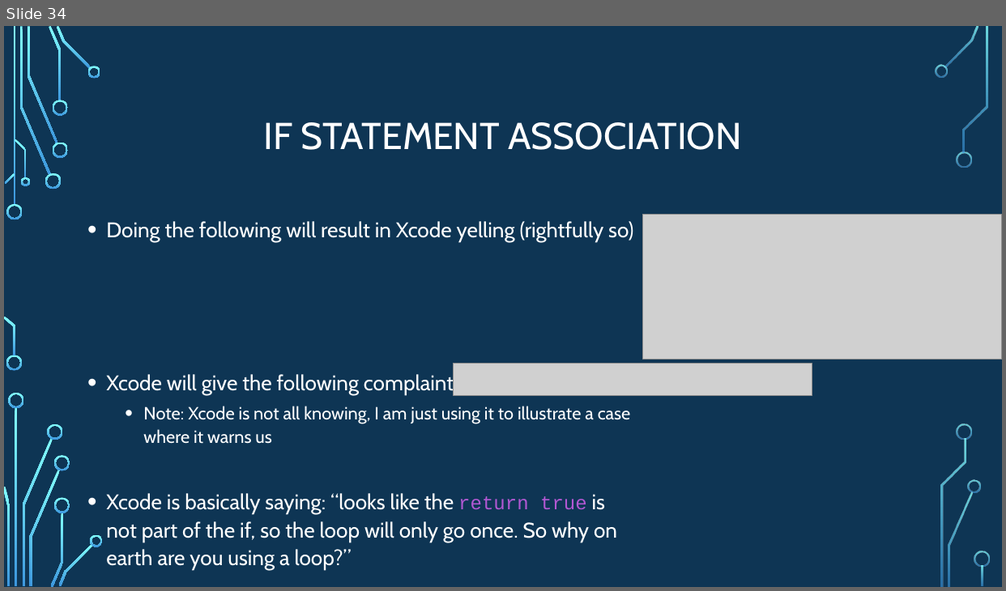
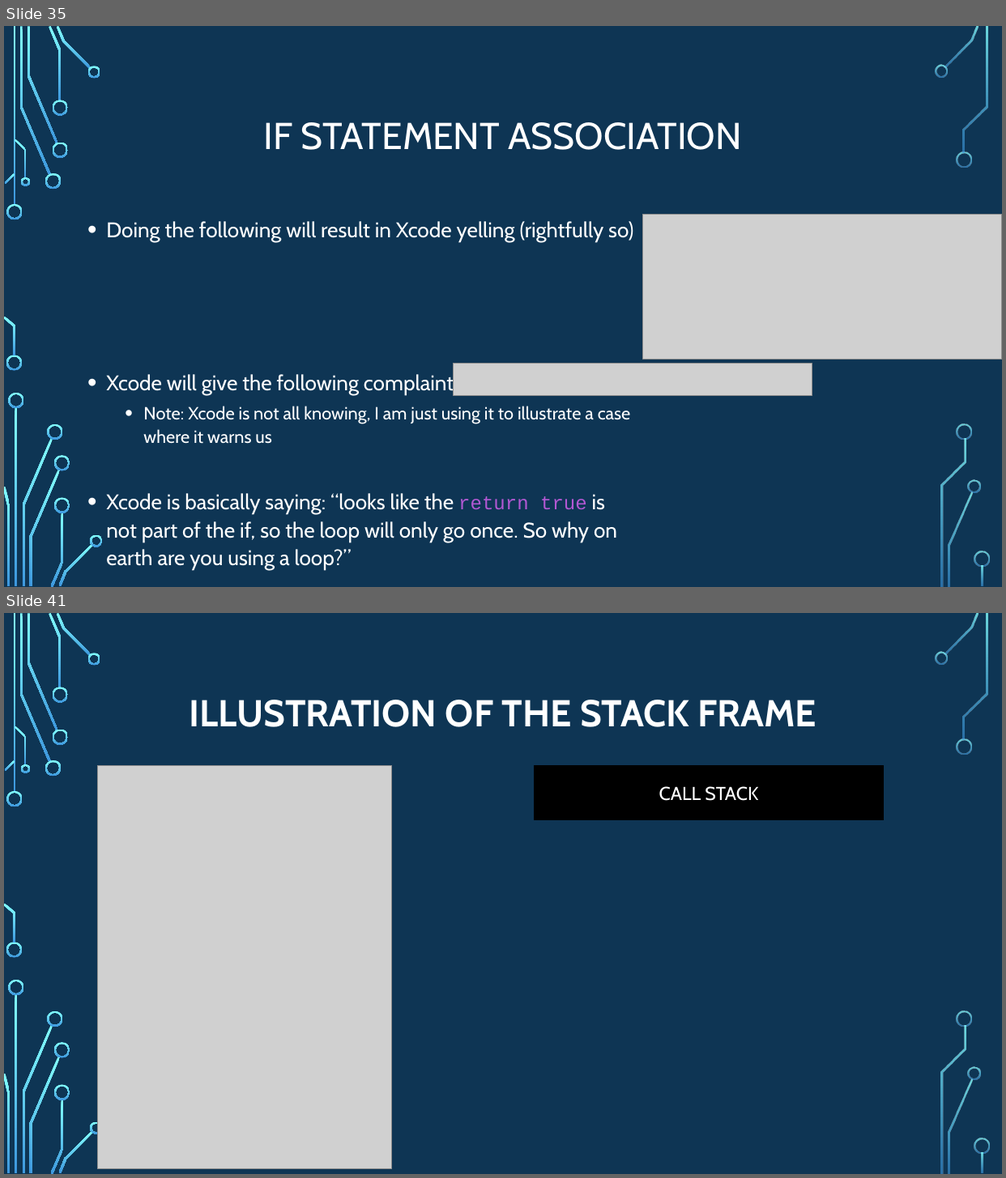
Before and after one commit to psypdt/ZIS_C-_Summer_Course_2019, a slide deck: Day_4/Day_4.pptx. Shown one above the other, each under a label of ours: slide 34 before the commit, slides 35 and 41 after it; the slides between them are not shown. The pictures are 1006x591 and 1006x1178 pixels, drawn with LibreOffice and Linux fonts; fonts in the diff are those of the drawing; grey boxes stand for pictures; background and template pictures are left out. Boxes give left, top, right and bottom in pixels: in the first picture for what was removed or moved away, otherwise in the second. Text is boxed around its words. In the diff, an @@ line names an element or a change of style, - is before the commit and + after.

```diff
--- a/Day_4/Day_4.pptx
+++ b/Day_4/Day_4.pptx
@@ slide 41 added at (4,613,1002,1174), background picture (left out); not listed: 36 template elements that a slide beside it also shows @@
@@ title added at (189,700,817,727), 36 pt, text #FFFFFF, bold @@
+ILLUSTRATION OF THE STACK FRAME
@@ picture added at (98,766,392,1169) @@
@@ rectangle added at (534,766,883,820), fill #000000, outline #000000 1.25 pt, 18 pt, text #FFFFFF @@
+CALL STACK
@@ what was slide 34 is now slide 35 @@
```
Also in this commit, not shown: 1 slide changed, 13 other slides added.
